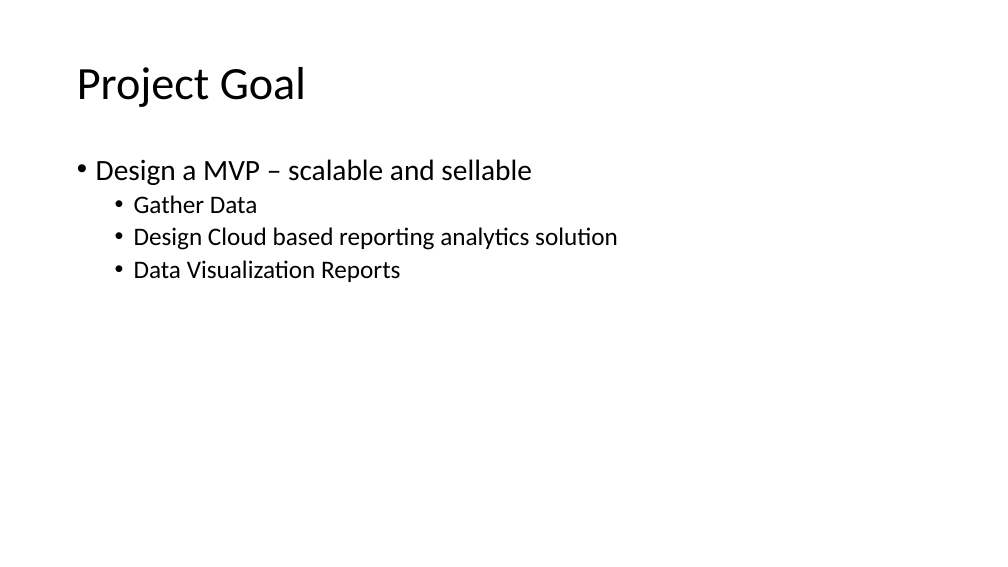
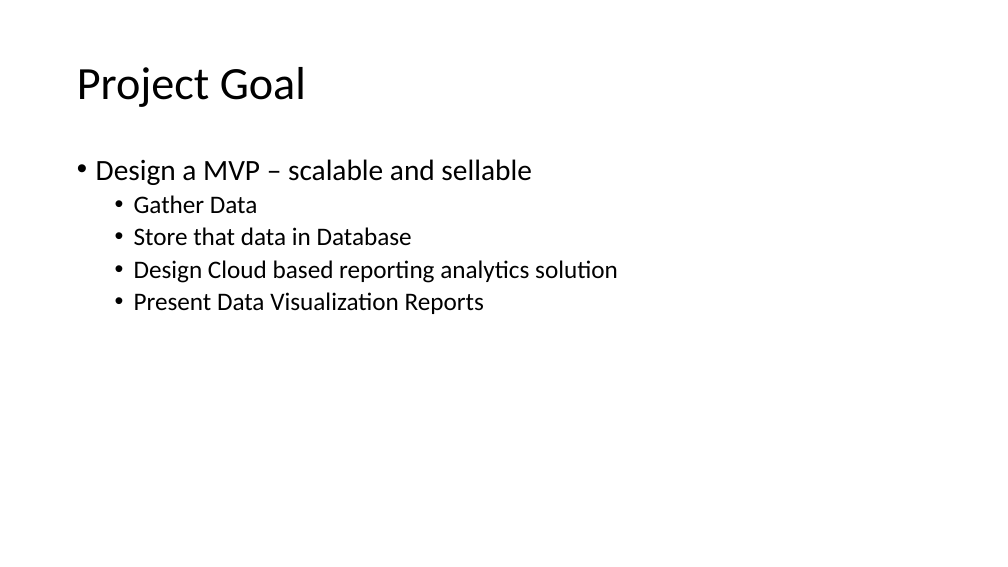
Before and after one commit to Priti001/ProductSaleProject, a slide deck: slide 5 of Project.pptx. Drawn at 1008x567 pixels with LibreOffice and Linux fonts; fonts in the diff are those of the drawing. Boxes give left, top, right and bottom in pixels: in the first picture for what was removed or moved away, otherwise in the second. Text is boxed around its words. In the diff, an @@ line names an element or a change of style, - is before the commit and + after.

```diff
--- a/Project.pptx
+++ b/Project.pptx
@@ text at box(134, 227, 412, 246): paragraph added @@
+  • Store that data in Database
@@ text at box(134, 292, 484, 314): text changed @@
-  • Data Visualization Reports
+  • Present Data Visualization Reports
```
Also in this commit, not shown: 2 other slides changed, 1 slide added, 1 slide removed.
